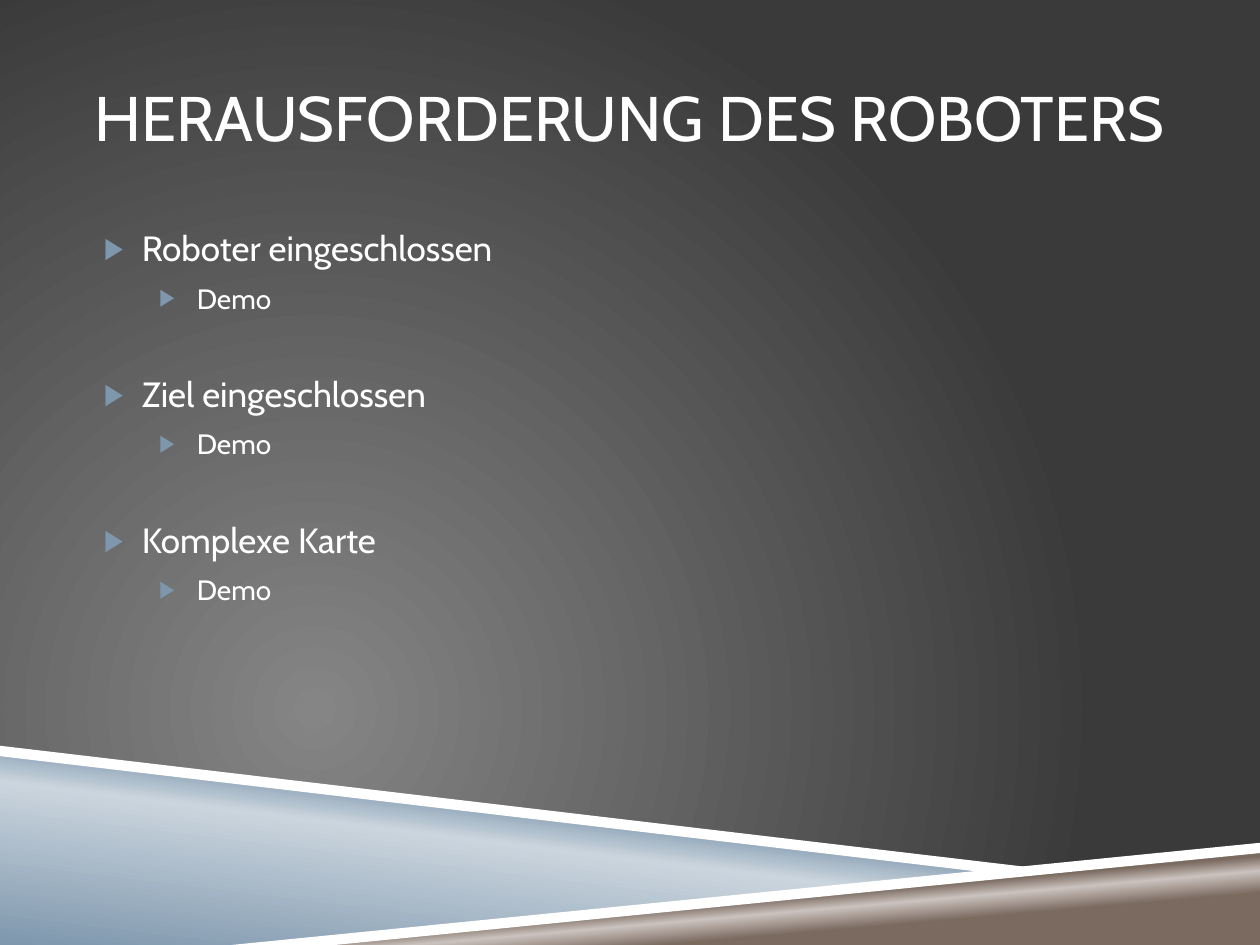
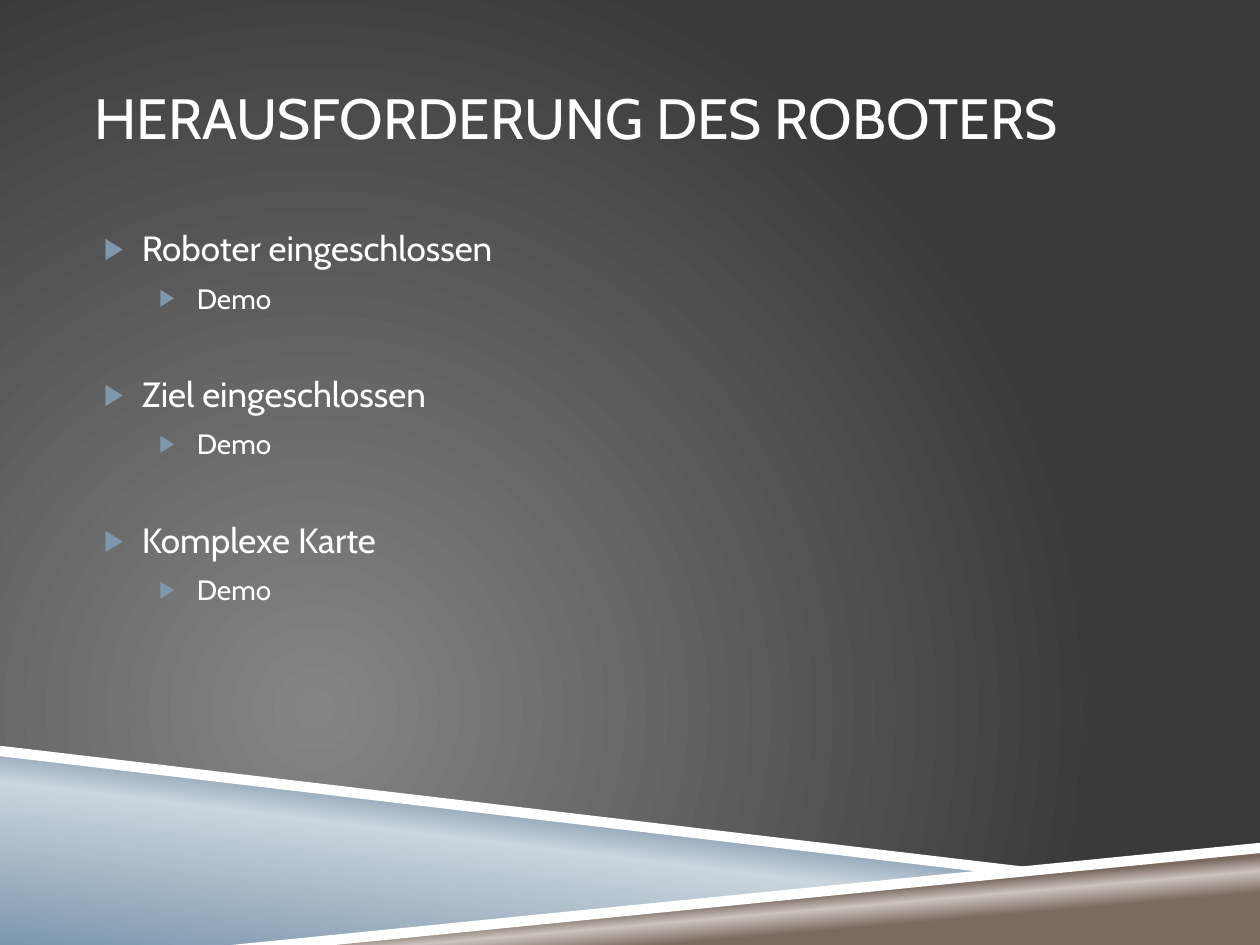
Before and after one commit to villj2/ch.bfh.bti7301.searchrobot, a slide deck: slide 20 of doc/Searchrobot.pptx (slide 18 before the commit). Drawn at 1260x945 pixels with LibreOffice and Linux fonts; fonts in the diff are those of the drawing; background and template pictures are left out. Boxes give left, top, right and bottom in pixels: in the first picture for what was removed or moved away, otherwise in the second. Text is boxed around its words. In the diff, an @@ line names an element or a change of style, - is before the commit and + after.

```diff
--- a/doc/Searchrobot.pptx
+++ b/doc/Searchrobot.pptx
@@ title "HERAUSFORDERUNG DES ROBOTERS" at bbox=[94, 98, 1058, 140]: size 36 to 32.4 pt @@
```
Also in this commit, not shown: 4 other slides changed, 2 slides added, 5 other files.
